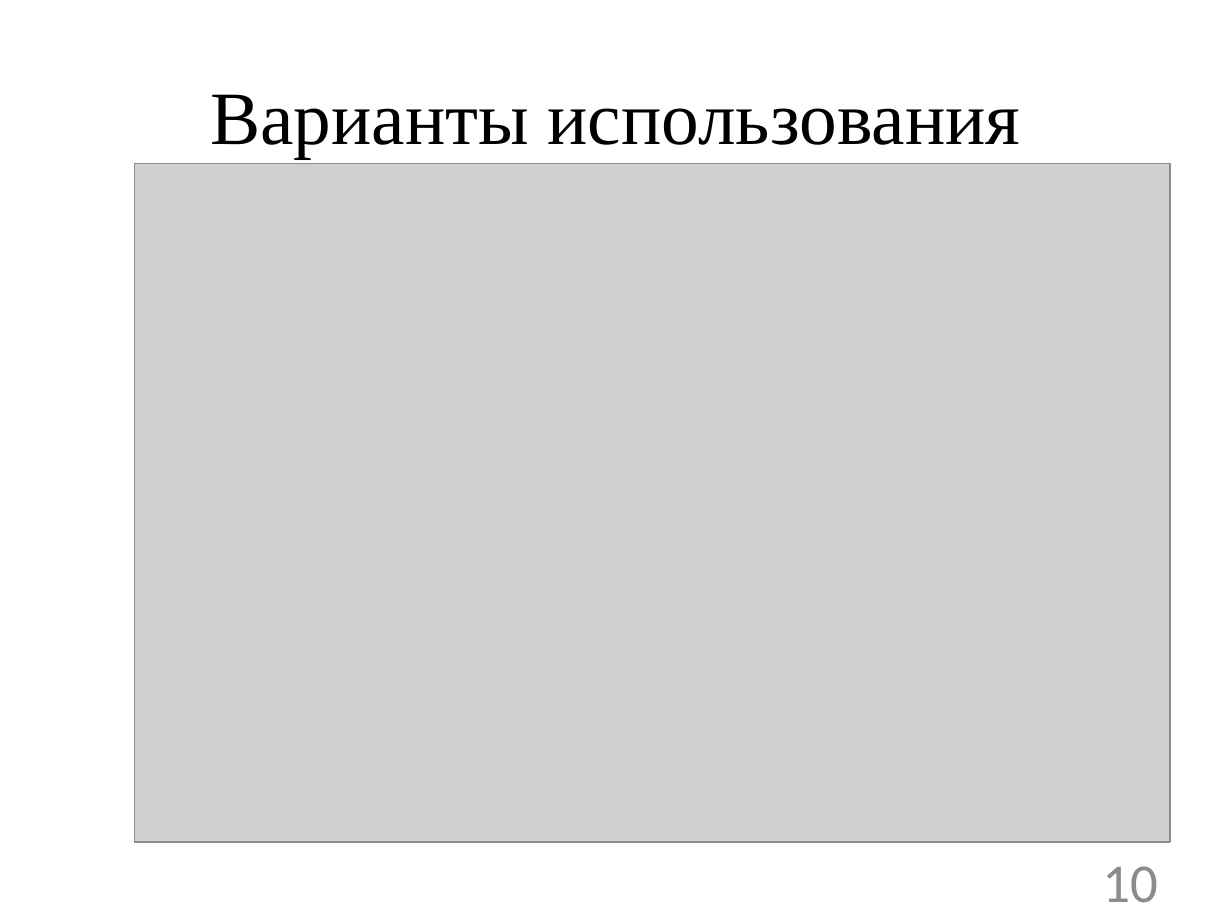
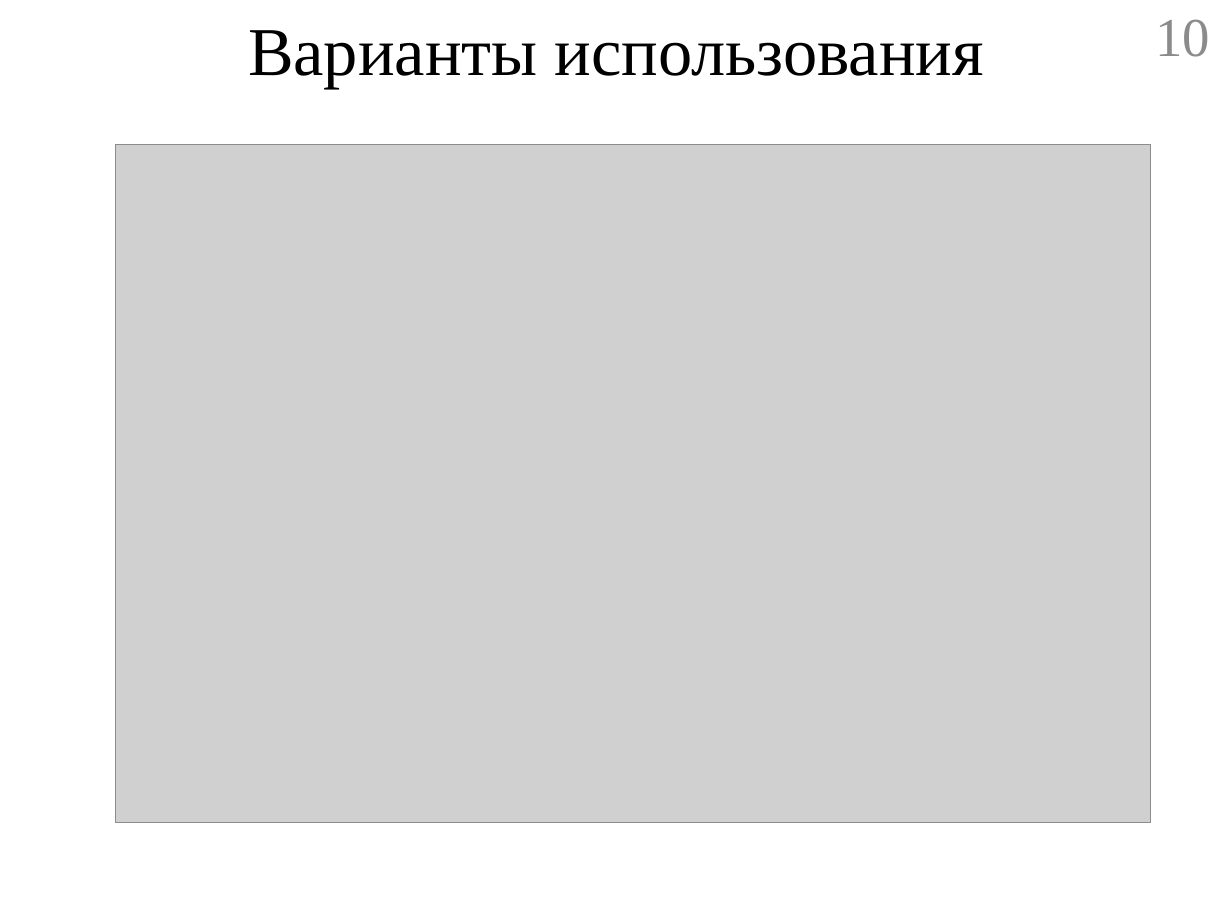
Before and after one commit to geo2tag/geocube, a slide deck: slide 10 of Диплом презентация.pptx. Drawn at 1232x924 pixels with LibreOffice and Linux fonts; fonts in the diff are those of the drawing; grey boxes stand for pictures. Boxes give left, top, right and bottom in pixels: in the first picture for what was removed or moved away, otherwise in the second. Text is boxed around its words. In the diff, an @@ line names an element or a change of style, - is before the commit and + after.

```diff
--- a/Диплом презентация.pptx
+++ b/Диплом презентация.pptx
@@ title "Варианты использования": place and size @@
-title "Варианты использования" at <box>210,94,1021,158</box>
+title "Варианты использования" at <box>248,30,984,89</box>
@@ title "Варианты использования" at <box>248,30,984,89</box>: size 44 to 40 pt @@
@@ page number: place and size @@
-page number at <box>1102,866,1157,903</box>
+page number at <box>1155,19,1210,57</box>
@@ page number at <box>1155,19,1210,57</box>: font Calibri to Times New Roman @@
@@ picture: place and size @@
-picture at <box>134,164,1169,843</box>
+picture at <box>116,144,1151,823</box>
```
Also in this commit, not shown: 12 other slides changed, 1 slide added, 3 slides removed, 1 other file.
